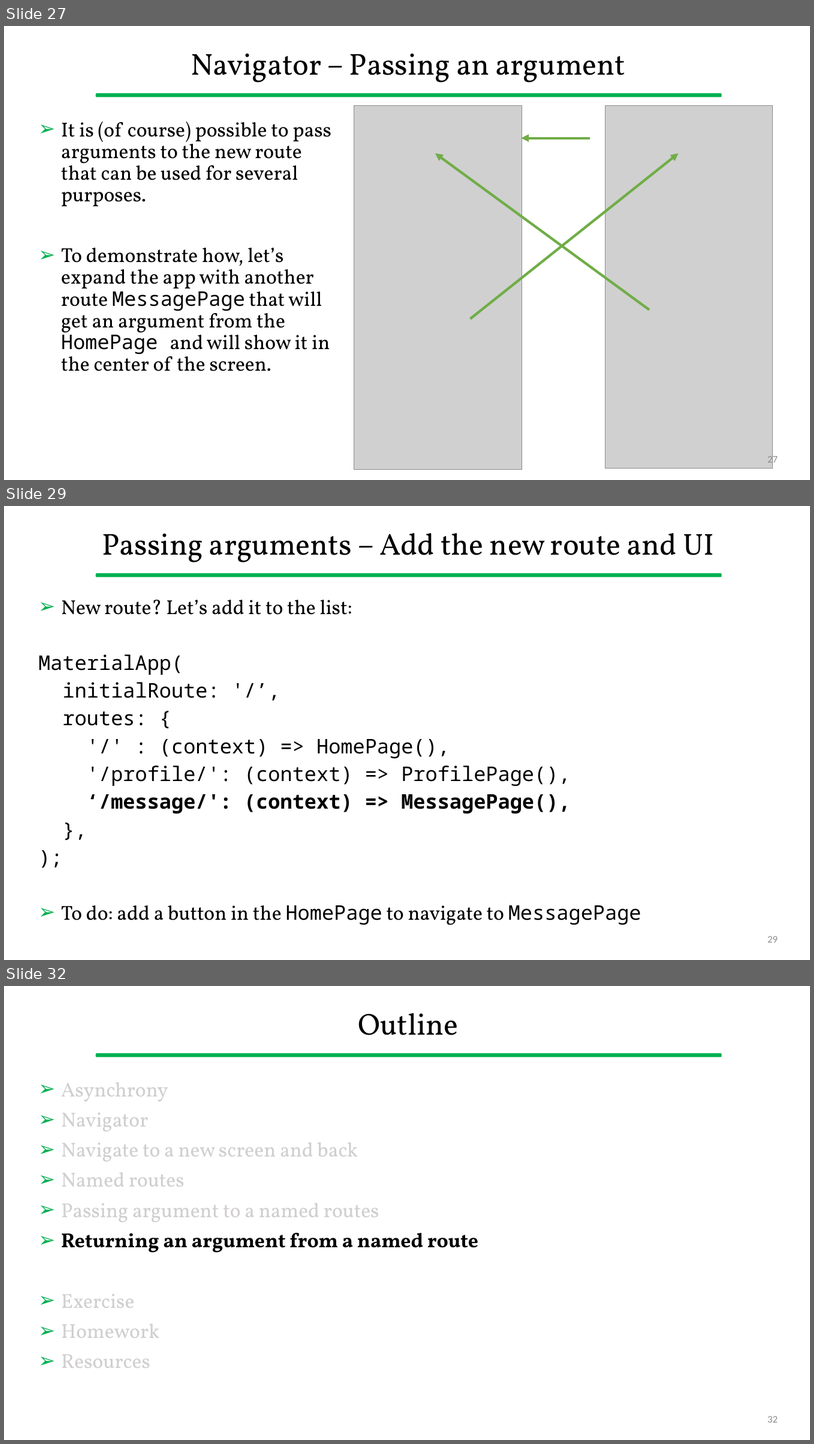
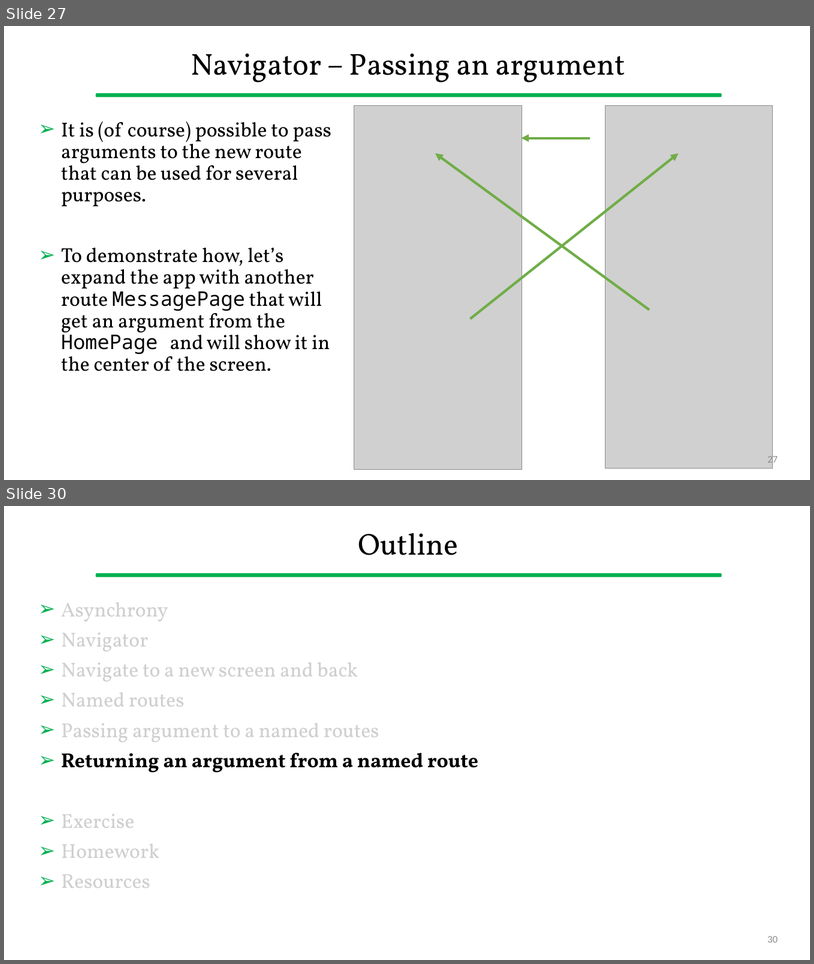
Before and after one commit to gcappon/bwthw, a slide deck: lab_06-navigation/lab_06-navigation.pptx. Shown one above the other, each under a label of ours: slides 27, 29 and 32 before the commit, slides 27 and 30 after it; the slides between them are not shown. The pictures are 814x1444 and 814x964 pixels, drawn with LibreOffice and Linux fonts; fonts in the diff are those of the drawing; grey boxes stand for pictures. Boxes give left, top, right and bottom in pixels: in the first picture for what was removed or moved away, otherwise in the second. Text is boxed around its words. In the diff, an @@ line names an element or a change of style, - is before the commit and + after.

Commit message:
[master] refactored everything to unnamed routes

```diff
--- a/lab_06-navigation/lab_06-navigation.pptx
+++ b/lab_06-navigation/lab_06-navigation.pptx
@@ slide 29 removed at bbox=[4, 506, 810, 960], background #FFFFFF; not listed: 1 template element that a slide beside it also shows @@
@@ title removed at bbox=[102, 533, 714, 562] @@
-Passing arguments – Add the new route and UI
@@ text removed at bbox=[38, 600, 642, 925] @@
-➢ New route? Let’s add it to the list:
-MaterialApp(
-initialRoute: '/’,
-routes: {
-'/' : (context) => HomePage(),
-'/profile/': (context) => ProfilePage(),
-‘/message/': (context) => MessagePage(),
-},
-);
-➢ To do: add a button in the HomePage to navigate to MessagePage
@@ page number removed at bbox=[768, 936, 778, 942] @@
-29
@@ what was slide 32 is now slide 30 @@
@@ page number at bbox=[768, 936, 778, 942]: text changed @@
-32
+30
```
Also in this commit, not shown: 11 slides changed, 1 slide added, 2 other slides removed, 15 other files.
